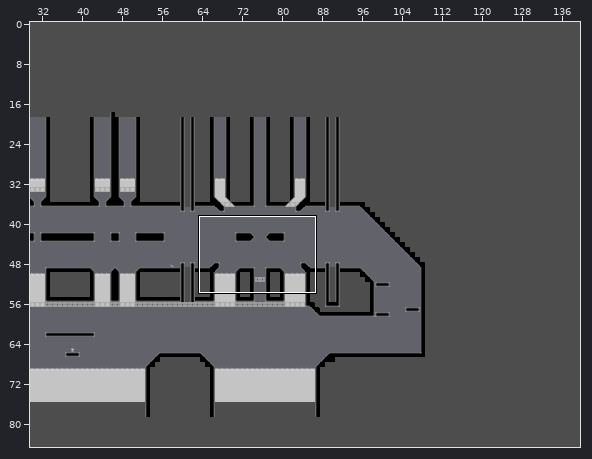
An edit to a level. Tiled map (JSON), deploy/assets/maps/demo_level_4.json. The picture above shows the old version from afar; the outline marks the close-up.
Close-up. As it was:
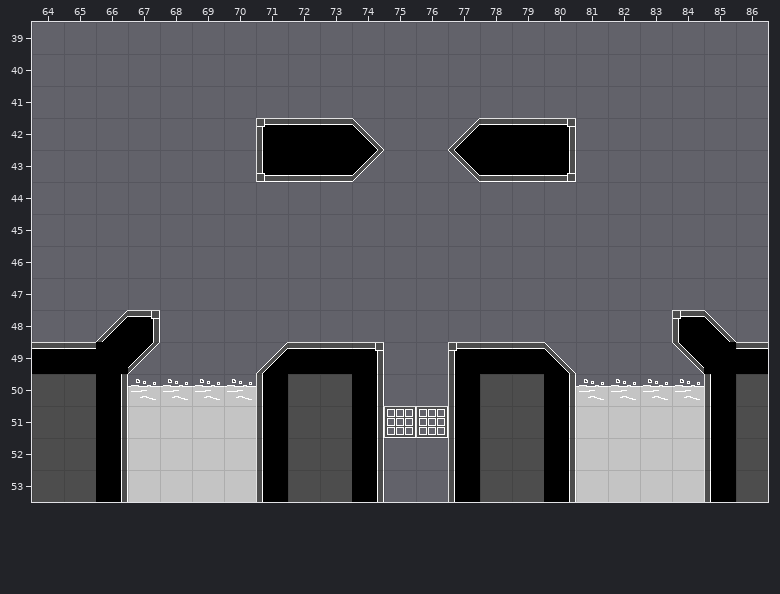
Cells are 32x32 px. Shown: x 64..86, y 39..53. The commit also changed other parts of the map, which this record leaves out.
The same view after the edit:
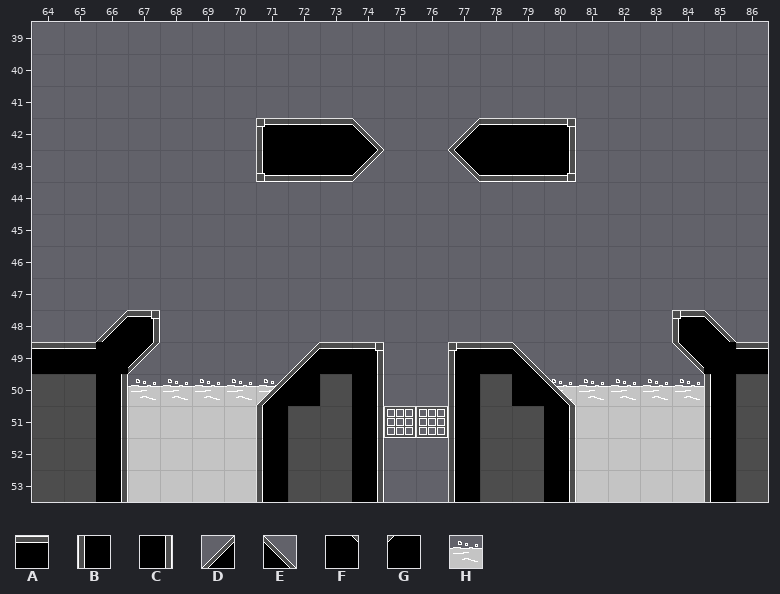
Key: from "Tiles": A 1, B 10, C 12, D 16, E 17, F 28, G 29, H 50.
_ is an empty cell, # one hidden under a higher layer, . an unchanged one.
From old to new:
--- layer "bg"
@@ x 71..80 @@
-50 #........#
+50 _........_
--- layer "lethal"
@@ x 71..80 @@
-50 _........_
+50 H........H
--- layer "world"
@@ x 71..80 @@
-49 DA......AE
-50 B_......_C
+49 _D......E_
+50 DG......FE
Changed places in both close-ups, as pixel boxes (x1, y1, x2, y2):
changed: (256, 342, 320, 406)
changed: (512, 342, 576, 406)
